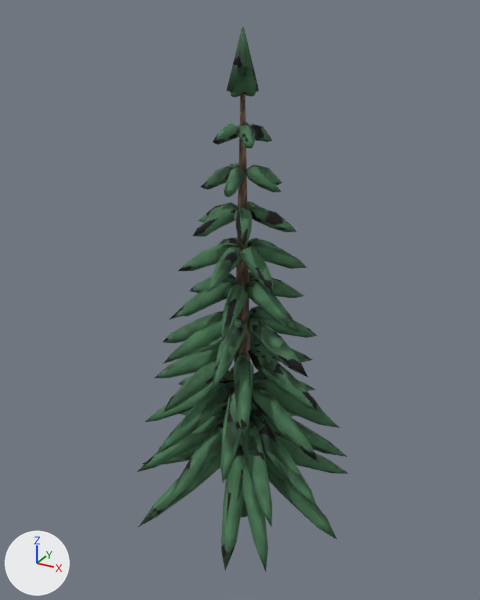
Before and after pictures for a commit that changed the glTF model assets/models/nature/pine.glb.
Camera for both pictures: a 50 mm camera at (6.82, -12.52, 12.15) aimed at (-0.07, 0.01, 5.88). Lighting does not change. The marker at lower left points along +X, +Y and +Z. The picture after the commit comes second. Vertices at exactly the same position are counted once.

Script lines for the objects in view, before the commit:
```python
me_pine = bpy.data.meshes.new('pine')
me_pine.from_pydata(...)  # 3076 vertices, 5868 faces; spans x -2.93..2.92, y -2.74..2.77, z -0.31..11.8
# faces by material slot: [44, 5824]
me_pine.materials.append(mat_bark)  # picture img_pine_albedo
me_pine.materials.append(mat_pine_needles)  # picture img_pine_albedo
ob_pine = bpy.data.objects.new('pine', me_pine)
ob_pine.location = (0.0, 0.0, 0.0)
```
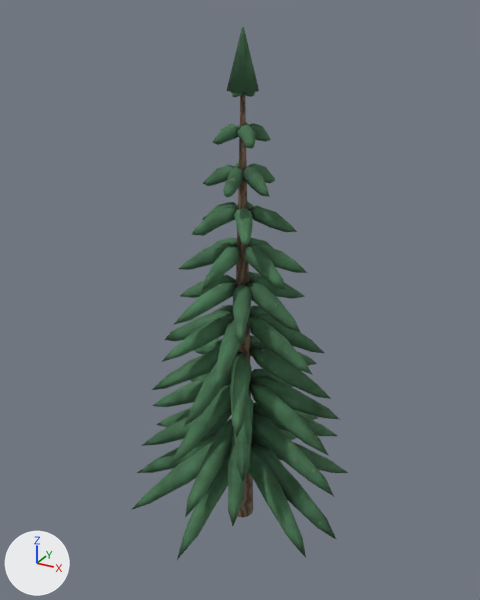
Pixel boxes [x1, y1, x2, y2] of what changed, in the pictures (480 x 600 px; the box of a moved part takes in the faces that stretch with it):
'pine', reshaped
    before: [137, 27, 349, 572]
    after: [131, 27, 348, 560]
part 1 of me_pine, moved or reshaped
    before: [137, 92, 347, 572]
    after: [131, 92, 340, 560]
part 2 of me_pine, surface changed
    before: [137, 32, 348, 572]
    after: [131, 32, 348, 560]

Edits to the bpy script that builds the scene:
```text
Change me_pine:
    used by ob_pine; location = (0.0, 0.0, 0.0)
    remove me_pine.from_pydata(...)  # 3076 vertices, 5868 faces; spans x -2.93..2.92, y -2.74..2.77, z -0.31..11.8
    add me_pine.from_pydata(...)  # 3076 vertices, 5868 faces; spans x -2.81..2.92, y -2.98..2.94, z -0.31..11.8
    me_pine part 1: 2409 of 3076 vertices moved; they spanned x -2.93..2.53, y -2.74..2.77, z 0.47..10.82 and now span x -2.81..2.71, y -2.98..2.94, z 0.46..10.82; mean shift (-0.02, 0.03, 0.0); largest move (1.06, -2.74, 0.49) -> (-0.09, -2.98, 0.47)
    me_pine part 2: 5760 kept faces spanning x -2.81..2.92, y -2.98..2.94, z -0.31..11.8 get new texture (UV) coordinates
    other edits to the shape of me_pine do not show in these pictures
```
